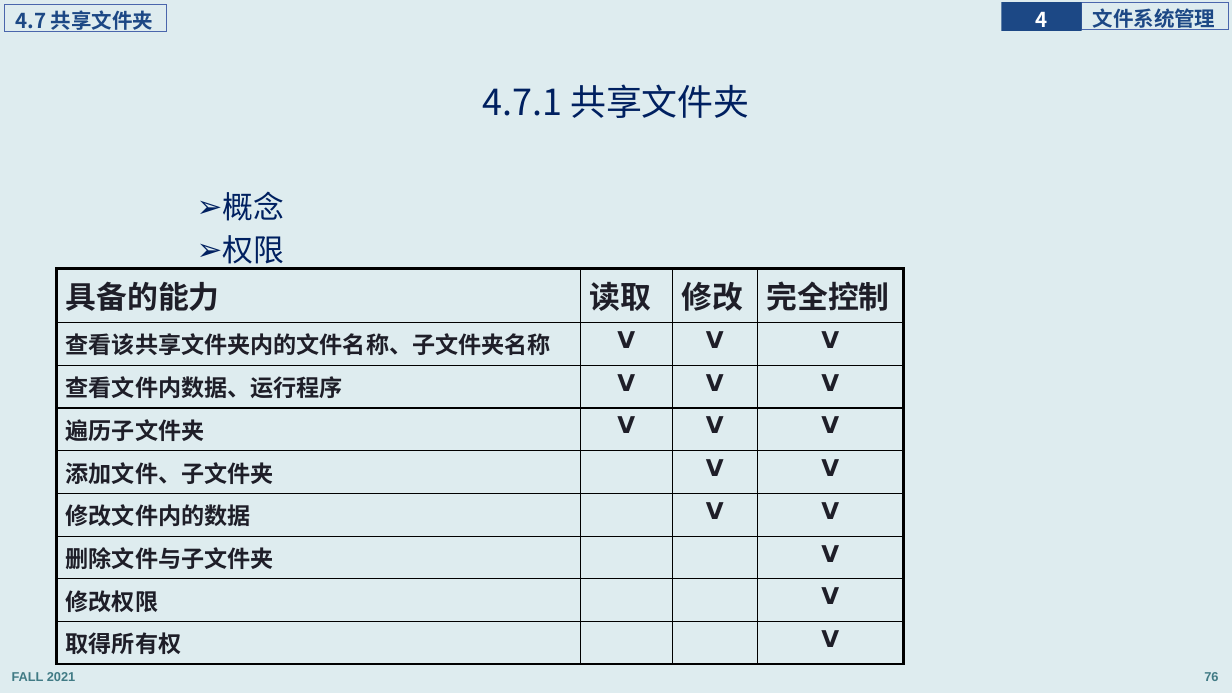
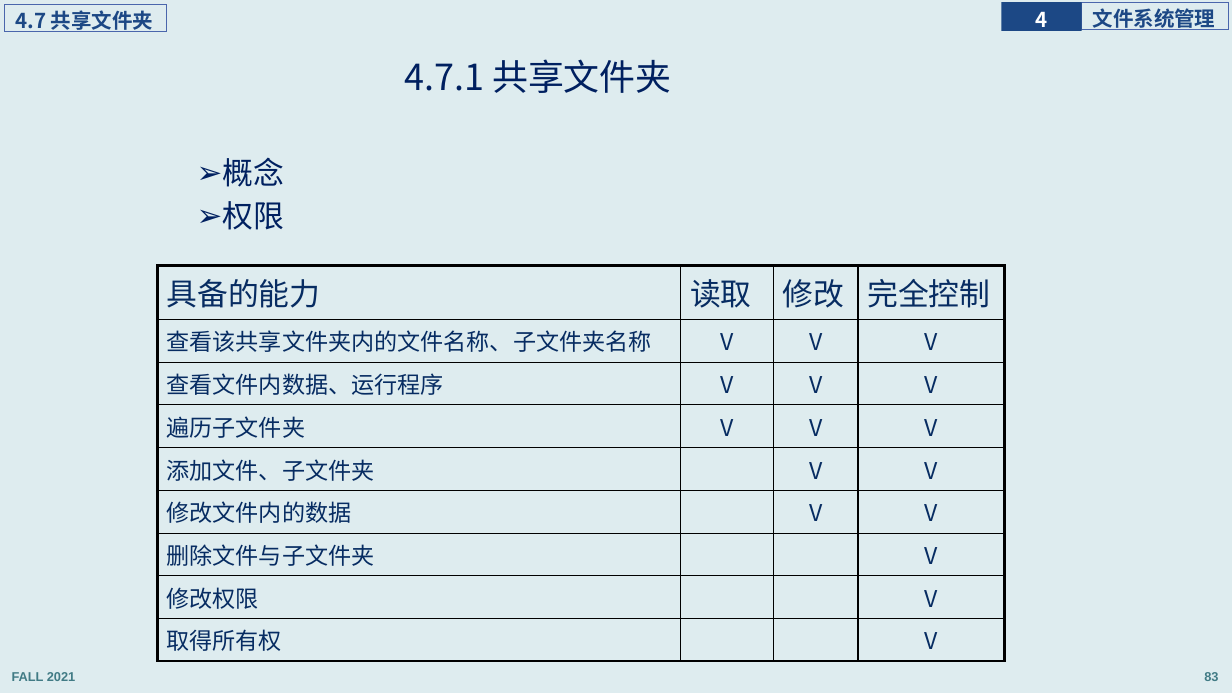
Before and after one commit to principleWindows/win-principle-2021, a slide deck: slide 83 of slides/instruction/principleWindows_4.pptx (slide 76 before the commit). Drawn at 1232x693 pixels with LibreOffice and Linux fonts; fonts in the diff are those of the drawing. Boxes give left, top, right and bottom in pixels: in the first picture for what was removed or moved away, otherwise in the second. Text is boxed around its words. In the diff, an @@ line names an element or a change of style, - is before the commit and + after.

```diff
--- a/slides/instruction/principleWindows_4.pptx
+++ b/slides/instruction/principleWindows_4.pptx
@@ title "4.7.1 共享文件夹": place and size @@
-title "4.7.1 共享文件夹" at [482, 84, 749, 118]
+title "4.7.1 共享文件夹" at [405, 59, 671, 93]
@@ text "概念" rewrapped from [222, 192, 284, 270] to [222, 158, 284, 230] @@
@@ table at [157, 265, 1005, 655] @@
@@ font Lato to Noto Sans CJK SC in "具备的能力", "读取", "修改", "完全控制" and 8 more places @@
@@ text colour #1E1E28 to #072C62, bold off @@
@@ font DejaVu Sans to Noto Sans CJK SC in "V", "V", "V", "V" and 12 more places @@
@@ table: place and size @@
-table at [56, 269, 904, 658]
+table at [157, 265, 1005, 655]
@@ page number at [1204, 672, 1218, 681]: text changed @@
-76
+83
```
Also in this commit, not shown: 34 other slides changed, 8 slides added, 6 other files.
